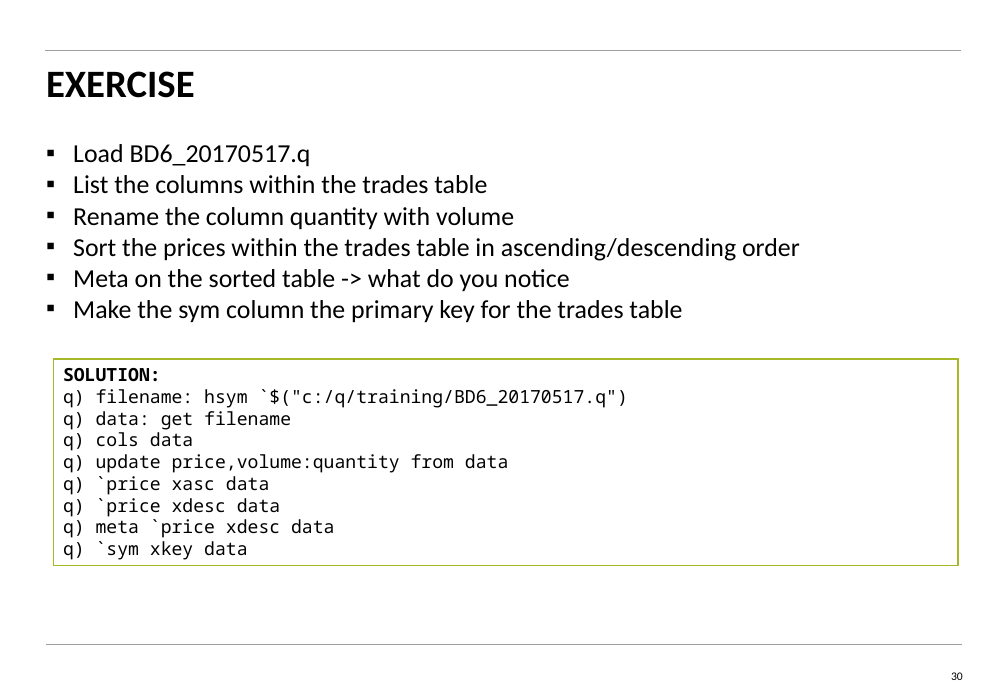
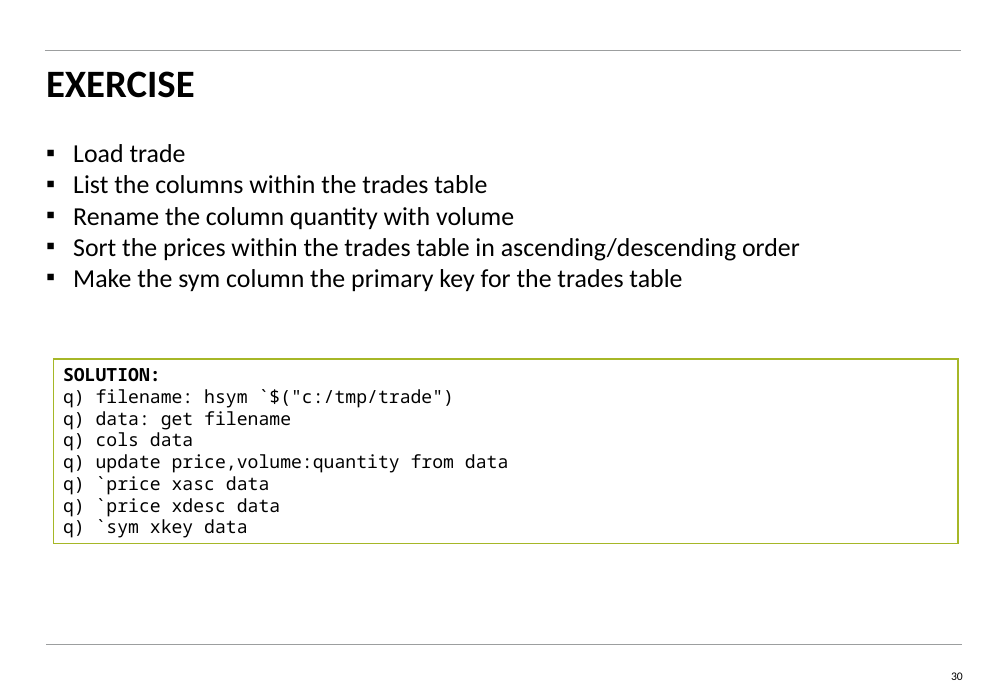
Before and after one commit to kenwjj/Q-ingSpree, a slide deck: slide 30 of kdb_training/KDB_2day_Training_Day2_students-kw.pptx. Drawn at 1008x698 pixels with LibreOffice and Linux fonts; fonts in the diff are those of the drawing. Boxes give left, top, right and bottom in pixels: in the first picture for what was removed or moved away, otherwise in the second. Text is boxed around its words. In the diff, an @@ line names an element or a change of style, - is before the commit and + after.

```diff
--- a/kdb_training/KDB_2day_Training_Day2_students-kw.pptx
+++ b/kdb_training/KDB_2day_Training_Day2_students-kw.pptx
@@ text at (73,144,186,162): text changed @@
-▪ Load BD6_20170517.q
+▪ Load trade
@@ text at (73,269,569,292): paragraph removed @@
-▪ Meta on the sorted table -> what do you notice
@@ rectangle "SOLUTION:": place and size @@
-rectangle "SOLUTION:" at (54,359,959,566)
+rectangle "SOLUTION:" at (54,359,959,544)
@@ text in rectangle at (63,389,455,408): text changed @@
-q) filename: hsym `$("c:/q/training/BD6_20170517.q")
+q) filename: hsym `$("c:/tmp/trade")
@@ text in rectangle at (63,519,334,538): paragraph removed @@
-q) meta `price xdesc data
```
Also in this commit, not shown: 9 other slides changed, 1 slide added, 2 other files.
